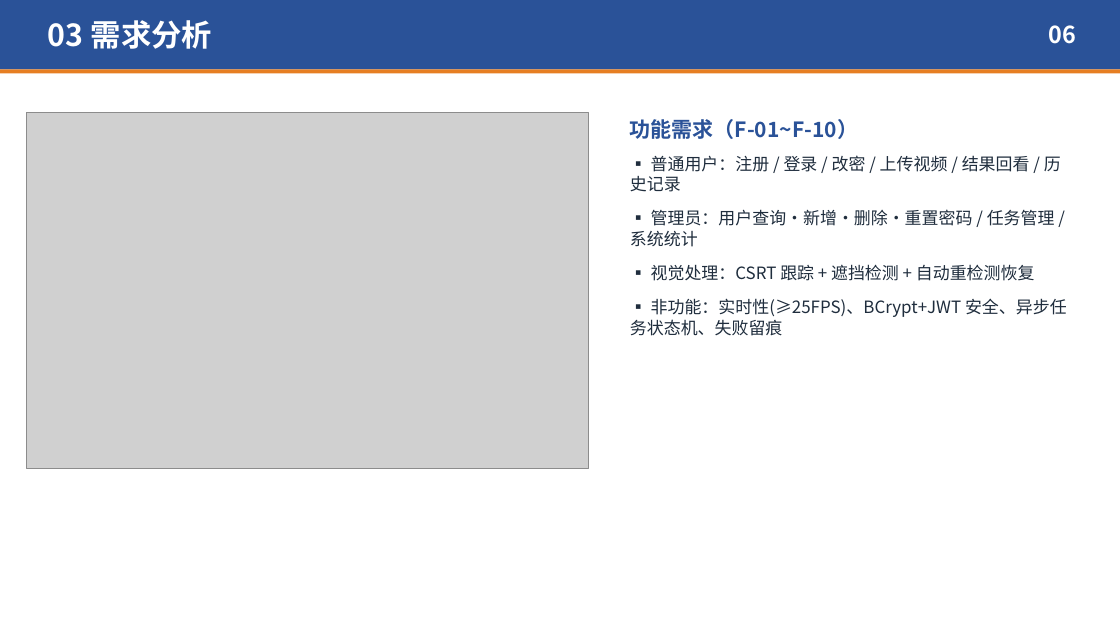
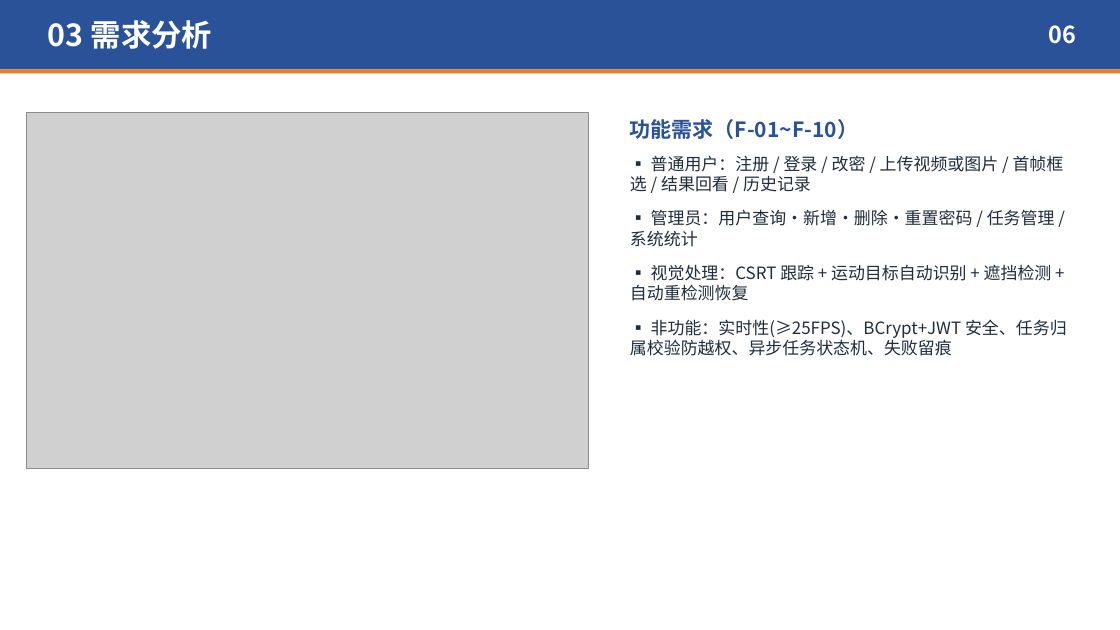
Before and after one commit to Aiden-crazy/object-tracking, a slide deck: slide 6 of 03-答辩PPT/综合实践III答辩PPT-单目标跟踪系统.pptx. Drawn at 1120x630 pixels with LibreOffice and Linux fonts; fonts in the diff are those of the drawing; grey boxes stand for pictures. Boxes give left, top, right and bottom in pixels: in the first picture for what was removed or moved away, otherwise in the second. Text is boxed around its words. In the diff, an @@ line names an element or a change of style, - is before the commit and + after.

Commit message:
fix: 对照任务书与报告做合规核查，修复越权/防抖失效等缺陷并支持图片素材
依据《综合实践III任务书》与课程设计报告逐项核对，修正文档与代码不一致处：

视觉模块（vision）
- 修复丢失确认防抖失效：直方图校验只在每5帧执行，中间帧会把连续计数清零，
  导致 LOST_CONFIRM(3) 形同虚设；改为仅在校验帧更新计数并新增越界连续帧计数 OOB_CONFIRM。
  同一测试视频：搜索帧 74 -> 64，正常跟踪帧 346 -> 356，仍能第199帧丢失、第262帧找回。
- 新增图片素材链路 process_image()：任务书要求"提交图片或者视频"，此前上传图片会当作
  视频处理而失败；现输出标注目标框的结果图，统计口径与视频一致。
- 新增 imread_unicode()（cv2.imread 同样不支持中文路径）；extract_first_frame 兼容图片。
- 文档字符串去掉未实现的 ORB 描述，改为实际的多尺度灰度模板匹配；GUI 实时 FPS 此前恒为 0。

后端（server）
- 修复越权访问：/api/task/{id} 与 /api/task/{id}/start 未校验任务归属，
  任意登录用户可读取/启动他人任务，现补充归属校验并返回 403。
- 支持图片任务结果落盘为 *_tracked.jpg；media_type 判定改为扩展名优先。
- 视觉服务接口文档与 prepare 调用补充完整。

前端（网页检测端 + 小程序）
- 支持图片素材：选图后直接进入框选步骤，结果按类型用 video/img 展示。
- 小程序支持视频或图片，页面文案同步。

工具与文档
- 修复 build_jar_nomaven.ps1 只更新 class、不刷新 src/main/resources 的缺陷
  （改了前端页面/配置后打出的 jar 仍是旧内容），并补回 UTF-8 BOM。
- 新增 tools/regression_test.py：50 项端到端回归断言，退出码可直接用于自检。
- 修正 web_screens/test_* 脚本里写死的桌面路径，改为仓库内相对定位。
- 报告 docx 与答辩 PPT 同步修正过时描述（ORB、坐标输入、中央框选、环境版本、
  接口清单、启动步骤、展望），并更新实测数据；README 增加任务书对照自检与回归测试说明。

```diff
--- a/03-答辩PPT/综合实践III答辩PPT-单目标跟踪系统.pptx
+++ b/03-答辩PPT/综合实践III答辩PPT-单目标跟踪系统.pptx
@@ text at box(630, 155, 1064, 192): text changed @@
-▪ 普通用户：注册 / 登录 / 改密 / 上传视频 / 结果回看 / 历史记录
+▪ 普通用户：注册 / 登录 / 改密 / 上传视频或图片 / 首帧框选 / 结果回看 / 历史记录
@@ text at box(630, 264, 1067, 356): text changed @@
-▪ 视觉处理：CSRT 跟踪 + 遮挡检测 + 自动重检测恢复
-▪ 非功能：实时性(≥25FPS)、BCrypt+JWT 安全、异步任务状态机、失败留痕
+▪ 视觉处理：CSRT 跟踪 + 运动目标自动识别 + 遮挡检测 + 自动重检测恢复
+▪ 非功能：实时性(≥25FPS)、BCrypt+JWT 安全、任务归属校验防越权、异步任务状态机、失败留痕
```
Also in this commit, not shown: 10 other slides changed, 37 other files.
